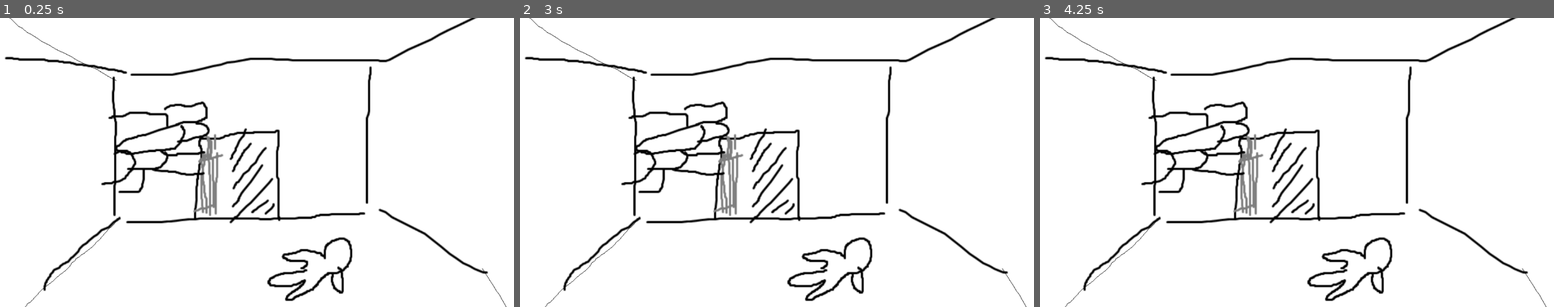
Above: before the commit, frames 1-3 (left to right).
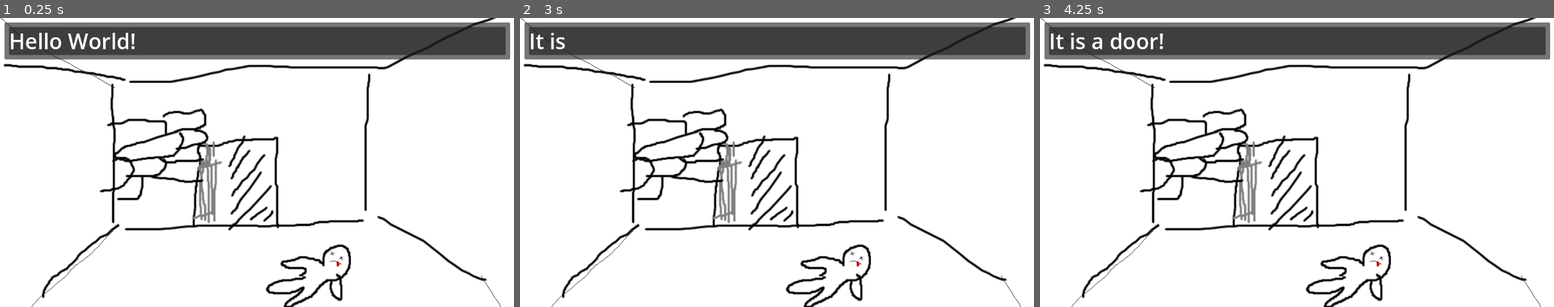
Above: after the commit, the same moments.

Repository: SebastianHylander/megacooliiil
Game: Godot game, scene res://first_room.tscn
The game is run twice, just before and just after one commit, with the same random seed, the same clock (stepped at 60 frames per second) and the same inputs.
Inputs (mouse positions are in pixels of both pictures, inside the frame that each line leads up to):
- Up to frame 1 (0.25 s): no input
- Up to frame 2 (3 s): tap Enter at 0.5, 2 s; move the mouse to (890, 148) at 0.52 s; click (890, 148) at 0.67 s; tap Space at 1.25, 2.75 s; move the mouse to (674, 176) at 1.27 s; click (674, 176) at 1.42 s; move the mouse to (828, 98) at 2.02 s; click (828, 98) at 2.17 s; move the mouse to (751, 220) at 2.77 s; click (751, 220) at 2.92 s
- Up to frame 3 (4.25 s): tap Enter at 3.5 s; move the mouse to (1451, 205) at 3.52 s; click (1451, 205) at 3.67 s

The runs differ from the first frame. In frame 1, 23% of the frame differs, in the area x 0-100%, y 0-100%; in frame 2, 23%; in frame 3, 23%.

Commit message:
stuff

Diff:
--- /dev/null
+++ b/Megacooliiil/Door.gd
@@ -0,0 +1,11 @@
+extends Area2D
+
+
+# Called when the node enters the scene tree for the first time.
+func _ready():
+	pass # Replace with function body.
+
+func _input_event(viewport, event, shape_idx):
+	if event is InputEventMouseButton and event.pressed and event.button_index == MOUSE_BUTTON_LEFT:
+		var textfield = get_node('../../CanvasLayer/MarginContainer/Panel/MarginContainer/Panel/HBoxContainer/Textfield')
+		textfield.write_text("It is a door!")
--- /dev/null
+++ b/Megacooliiil/Textfield.gd
@@ -0,0 +1,27 @@
+extends Label
+
+var stop_writing = false
+var is_writing = false
+# Called when the node enters the scene tree for the first time.
+func _ready():
+	pass
+
+
+# Called every frame. 'delta' is the elapsed time since the previous frame.
+func _process(delta):
+	pass
+
+func write_text(string):
+	while is_writing:
+		stop_writing = true
+	stop_writing = false
+	is_writing = true
+
+	text = ""
+	# Set the text to the string passed in one character at the time
+	for i in range(string.length()):
+		text += string[i]
+		await get_tree().create_timer(.01).timeout
+		if stop_writing:
+			break
+	is_writing = false
--- /dev/null
+++ b/Megacooliiil/bill.gd
@@ -0,0 +1,16 @@
+extends Area2D
+
+
+# Called when the node enters the scene tree for the first time.
+func _ready():
+	print("ready")
+
+# Called every frame. 'delta' is the elapsed time since the previous frame.
+func _process(delta):
+	pass
+
+# print clicked when clicked
+func _input_event(viewport, event, shape_idx):
+	if event is InputEventMouseButton and event.pressed and event.button_index == MOUSE_BUTTON_LEFT:
+		var textfield = get_node('../../../CanvasLayer/MarginContainer/Panel/MarginContainer/Panel/HBoxContainer/Textfield')
+		textfield.write_text("You recognize the face. It is you old friend Bill. He seems to be dead?")
--- a/Megacooliiil/first_room.tscn
+++ b/Megacooliiil/first_room.tscn
@@ -1,18 +1,81 @@
-[gd_scene load_steps=2 format=3 uid="uid://cspsb3nfjqeh2"]
+[gd_scene load_steps=6 format=3 uid="uid://cspsb3nfjqeh2"]
 
 [ext_resource type="Texture2D" uid="uid://d3nvbg38alu51" path="res://images/room.png" id="1_8vh0t"]
+[ext_resource type="Script" path="res://bill.gd" id="2_lqa1u"]
+[ext_resource type="Script" path="res://Door.gd" id="3_wu7wb"]
+[ext_resource type="FontFile" uid="uid://b41vro38bvd87" path="res://Gabrielle.ttf" id="4_bjwuh"]
+[ext_resource type="Script" path="res://Textfield.gd" id="5_tfxqh"]
 
 [node name="Node2D" type="Node2D"]
 
 [node name="Node" type="Node" parent="."]
-
-[node name="Camera2D" type="Camera2D" parent="."]
 
 [node name="Room" type="Sprite2D" parent="."]
 position = Vector2(1, -9.53674e-07)
 scale = Vector2(1.11221, 1.11221)
 texture = ExtResource("1_8vh0t")
 
-[node name="Polygon2D" type="Polygon2D" parent="Room"]
-color = Color(1, 1, 1, 0)
-polygon = PackedVector2Array(26.0741, 243.658, 28.7714, 230.172, 94.4063, 217.584, 99.8009, 201.4, 57.5429, 194.207, 49.4509, 183.418, 91.709, 176.225, 130.371, 192.409, 139.362, 162.738, 172.629, 153.747, 192.409, 185.216, 173.528, 220.281, 171.73, 260.741, 152.848, 252.649, 150.151, 227.474, 129.472, 234.667, 104.296, 256.246, 58.442, 277.824, 94.4063, 242.759, 48.5518, 250.851)
+[node name="Bill" type="Sprite2D" parent="Room"]
+position = Vector2(-0.899111, 8.57458e-07)
+scale = Vector2(0.899111, 0.899111)
+
+[node name="Area2D" type="Area2D" parent="Room/Bill"]
+script = ExtResource("2_lqa1u")
+
+[node name="CollisionPolygon2D" type="CollisionPolygon2D" parent="Room/Bill/Area2D"]
+polygon = PackedVector2Array(24, 267, 46, 251, 86, 246, 108, 240, 113, 223, 76, 221, 60, 213, 59, 205, 80, 205, 98, 193, 128, 199, 149, 211, 152, 199, 157, 182, 184, 170, 200, 173, 209, 191, 208, 216, 200, 233, 189, 245, 191, 267, 189, 291, 176, 285, 169, 271, 167, 248, 156, 251, 144, 264, 125, 281, 97, 296, 79, 308, 65, 307, 68, 297, 89, 283, 101, 273, 104, 264, 79, 276, 61, 276, 45, 277, 34, 274)
+
+[node name="Door" type="Area2D" parent="Room"]
+script = ExtResource("3_wu7wb")
+
+[node name="CollisionPolygon2D" type="CollisionPolygon2D" parent="Room/Door"]
+polygon = PackedVector2Array(42.2582, -62.0386, 43.1573, 113.288, -124.077, 115.985, -115.985, -48.552, -72.828, -49.4511, -47.6529, -58.4422, -28.7715, -60.2404)
+
+[node name="Camera2D" type="Camera2D" parent="."]
+position = Vector2(3, -16)
+
+[node name="CanvasLayer" type="CanvasLayer" parent="."]
+
+[node name="MarginContainer" type="MarginContainer" parent="CanvasLayer"]
+anchors_preset = 10
+anchor_right = 1.0
+offset_bottom = 103.0
+grow_horizontal = 2
+theme_override_constants/margin_left = 10
+theme_override_constants/margin_top = 10
+theme_override_constants/margin_right = 10
+theme_override_constants/margin_bottom = 10
+
+[node name="Panel" type="Panel" parent="CanvasLayer/MarginContainer"]
+layout_mode = 2
+
+[node name="MarginContainer" type="MarginContainer" parent="CanvasLayer/MarginContainer/Panel"]
+layout_mode = 1
+anchors_preset = 15
+anchor_right = 1.0
+anchor_bottom = 1.0
+grow_horizontal = 2
+grow_vertical = 2
+theme_override_constants/margin_left = 10
+theme_override_constants/margin_top = 10
+theme_override_constants/margin_right = 10
+theme_override_constants/margin_bottom = 10
+
+[node name="Panel" type="Panel" parent="CanvasLayer/MarginContainer/Panel/MarginContainer"]
+layout_mode = 2
+
+[node name="HBoxContainer" type="HBoxContainer" parent="CanvasLayer/MarginContainer/Panel/MarginContainer/Panel"]
+layout_mode = 1
+anchors_preset = 15
+anchor_right = 1.0
+anchor_bottom = 1.0
+grow_horizontal = 2
+grow_vertical = 2
+
+[node name="Textfield" type="Label" parent="CanvasLayer/MarginContainer/Panel/MarginContainer/Panel/HBoxContainer"]
+layout_mode = 2
+size_flags_horizontal = 0
+theme_override_fonts/font = ExtResource("4_bjwuh")
+theme_override_font_sizes/font_size = 48
+text = "Hello World!"
+script = ExtResource("5_tfxqh")
--- /dev/null
+++ b/Megacooliiil/node_2d.tscn
@@ -0,0 +1,3 @@
+[gd_scene format=3 uid="uid://djedo3nhb5k80"]
+
+[node name="Node2D" type="Node2D"]
Binary file changed: Megacooliiil/images/room.png
